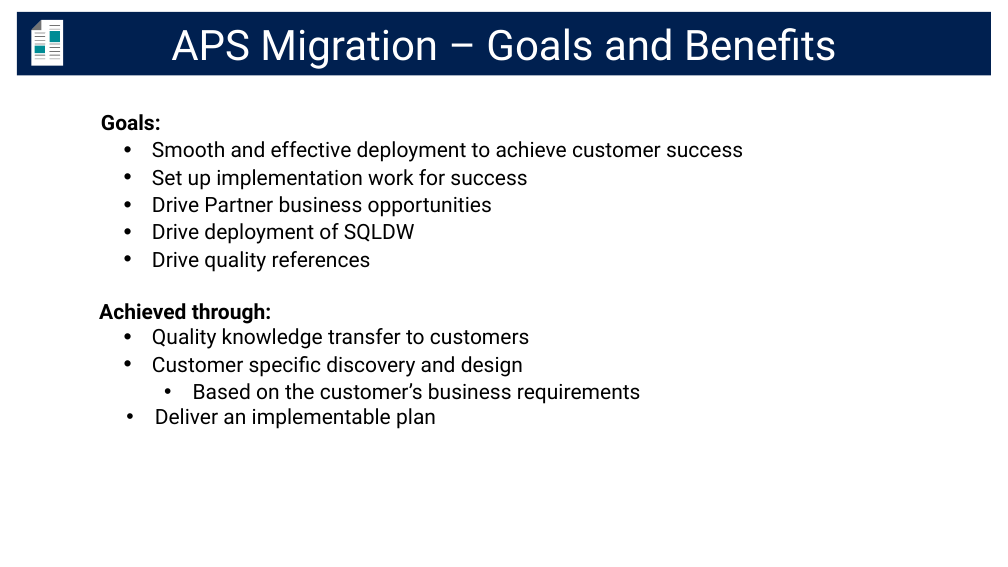
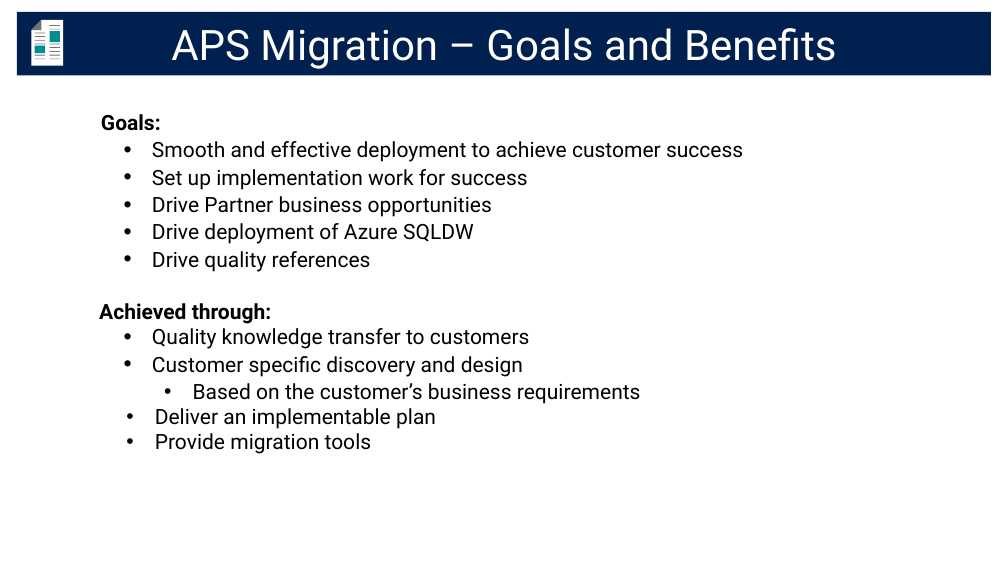
Before and after one commit to microsoft/AzureDWScriptsandUtilities, a slide deck: slide 4 of APS to SQL DW Migration - Schema and Data Migration with PolyBase/APS2SQLDW_Migration.pptx. Drawn at 1008x567 pixels with LibreOffice and Linux fonts; fonts in the diff are those of the drawing; background and template pictures are left out. Boxes give left, top, right and bottom in pixels: in the first picture for what was removed or moved away, otherwise in the second. Text is boxed around its words. In the diff, an @@ line names an element or a change of style, - is before the commit and + after.

```diff
--- a/APS to SQL DW Migration - Schema and Data Migration with PolyBase/APS2SQLDW_Migration.pptx
+++ b/APS to SQL DW Migration - Schema and Data Migration with PolyBase/APS2SQLDW_Migration.pptx
@@ text at (152, 223, 474, 244): text changed @@
-• Drive deployment of SQLDW
+• Drive deployment of Azure SQLDW
@@ text at (155, 433, 372, 454): paragraph added @@
+  • Provide migration tools
```
Also in this commit, not shown: 2 other slides changed.
